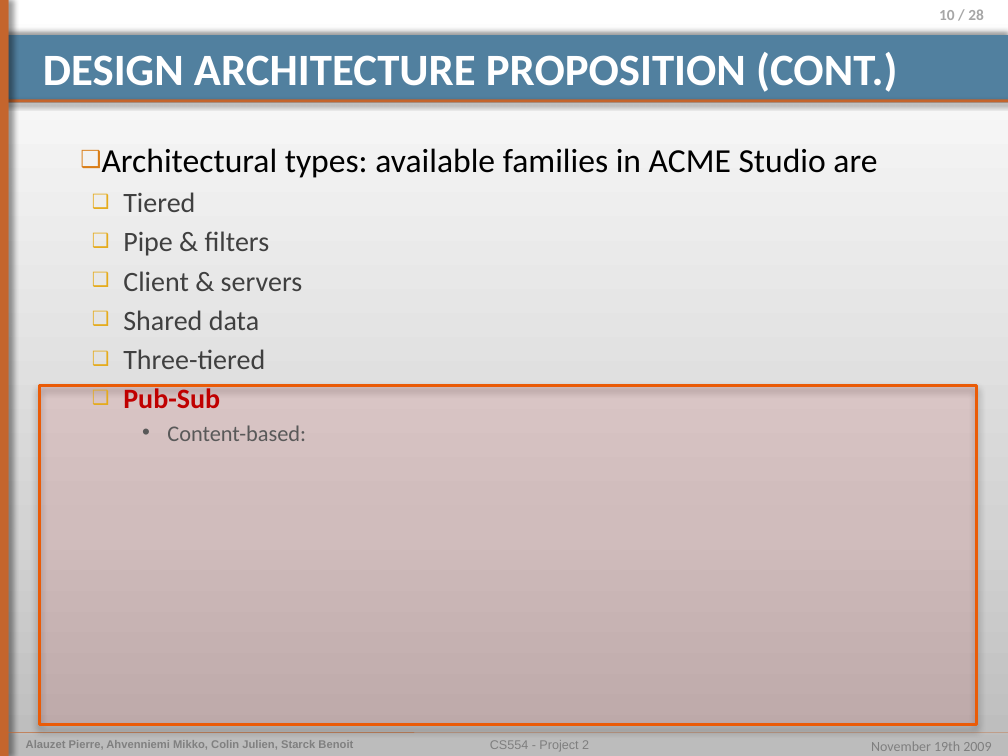
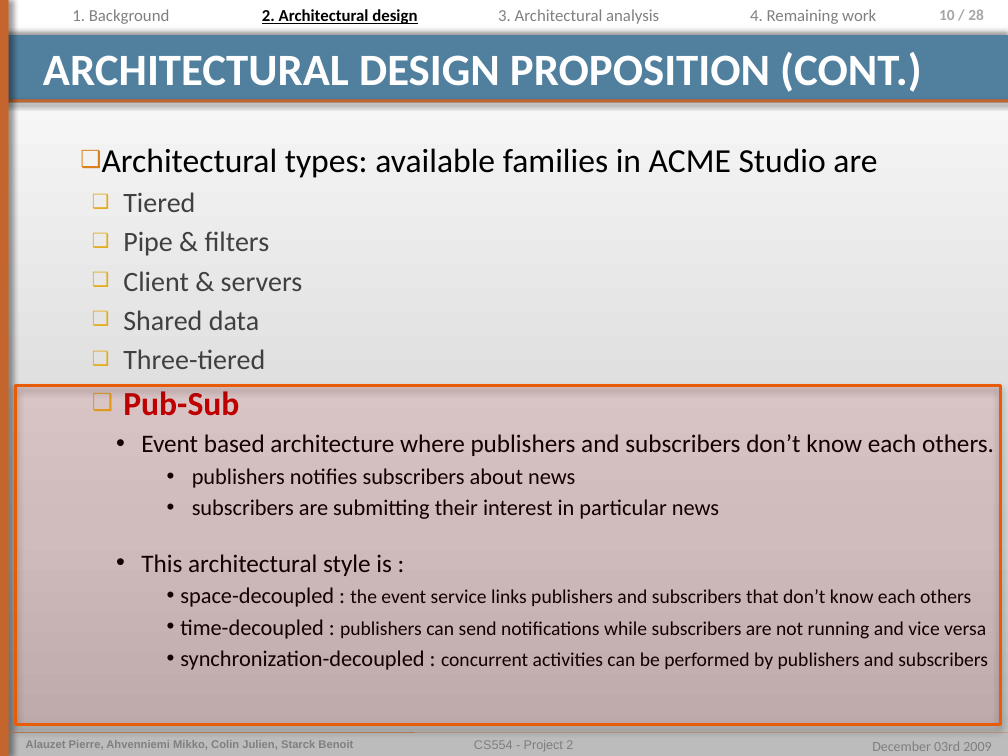
Before and after one commit to pierrealauzet/euroteam, a slide deck: slide 10 of Project 2/Part3/CS554_EuroTeam_Project2_OP6.pptx. Drawn at 1008x756 pixels with LibreOffice and Linux fonts; fonts in the diff are those of the drawing. Boxes give left, top, right and bottom in pixels: in the first picture for what was removed or moved away, otherwise in the second. Text is boxed around its words. In the diff, an @@ line names an element or a change of style, - is before the commit and + after.

```diff
--- a/Project 2/Part3/CS554_EuroTeam_Project2_OP6.pptx
+++ b/Project 2/Part3/CS554_EuroTeam_Project2_OP6.pptx
@@ text added at (x1=72, y1=9, x2=170, y2=24), 12 pt, text #808080 @@
+1. Background
@@ text added at (x1=262, y1=9, x2=417, y2=24), 12 pt, text #000000, bold, underline @@
+2. Architectural design
@@ text added at (x1=498, y1=9, x2=659, y2=24), 12 pt, text #808080 @@
+3. Architectural analysis
@@ text added at (x1=750, y1=9, x2=876, y2=24), 12 pt, text #808080 @@
+4. Remaining work
@@ title at (x1=43, y1=52, x2=922, y2=92): text changed @@
-DESIGN ARCHITECTURE PROPOSITION (CONT.)
+ARCHITECTURAL DESIGN PROPOSITION (CONT.)
@@ rectangle resized from (x1=39, y1=386, x2=977, y2=725) to (x1=16, y1=386, x2=1001, y2=725) @@
@@ text at (x1=123, y1=391, x2=239, y2=415): size 20 to 24 pt in "Pub-Sub" @@
@@ text at (x1=141, y1=434, x2=994, y2=670): text changed; size 16 to 14 pt; text colour #595959 to #000000 @@
-    • Content-based:
+    • Event based architecture where publishers and subscribers don’t know each others.
+        • publishers notifies subscribers about news
+        • subscribers are submitting their interest in particular news
+    • This architectural style is :
+        • space-decoupled : the event service links publishers and subscribers that don’t know each others
+        • time-decoupled : publishers can send notifications while subscribers are not running and vice versa
+        • synchronization-decoupled : concurrent activities can be performed by publishers and subscribers
@@ text "CS554 - Project 2" moved from (x1=490, y1=740, x2=589, y2=751) to (x1=474, y1=740, x2=573, y2=751) @@
@@ text at (x1=872, y1=741, x2=991, y2=751): text changed @@
-November 19th 2009
+December 03rd 2009
```
Also in this commit, not shown: 14 other slides changed, 9 slides added, 2 slides removed, 1 other file.
